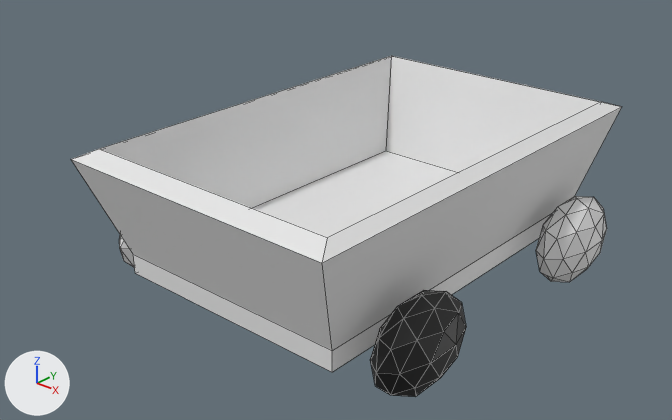
Renders of the Blender file AE Working models/wagon.blend from each side of a commit.
Camera for both pictures: a camera (50 mm lens) standing at (7.42, -9.13, 5.93) and looking at (-0.2, -0.44, 0.69). The axes (+X, +Y, +Z) are drawn at lower left. The lights are the same throughout. The older version comes first. Mesh edges are drawn as thin lines.
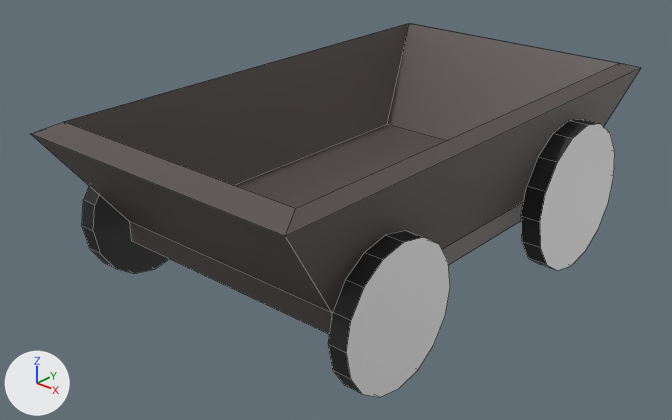
Patch to the scene script:
```diff
--- a/AE Working models/wagon.blend.py
+++ b/AE Working models/wagon.blend.py
@@ mat_material_002 @@
+mat_material_002 = principled_material('Material.002')
+mat_material_002.base_color = (0.0956, 0.0806, 0.0763)  # dark grey #57504e
@@ mat_material @@
+mat_material = principled_material('Material')
+mat_material.base_color = (0.0135, 0.0135, 0.0135)  # black #1f1f1f
@@ mat_teamcolor @@
+mat_teamcolor = principled_material('TeamColor')
+mat_teamcolor.base_color = (0.8, 0.8, 0.8)  # white #e7e7e7
@@ me_cube_001 @@
 # used by ob_cube_001; location = (0.02, -0.06, 0.32); scale = (0.845, 1.07, 3.47)
 # verts and faces of me_cube_001; kept vertices keep their numbers, new ones are numbered from 20
 # before: 8 (-2.45, -2.98, 0.42) at pixel (70, 159), 9 (-2.45, 2.98, 0.42) at pixel (392, 56), 10 (2.45, 2.98, 0.42) at pixel (622, 106), 11 (2.45, -2.98, 0.42) at pixel (322, 263), 12 (-2.23, -2.71, 0.45) at pixel (98, 148)
 # before: 13 (-2.23, 2.71, 0.45) at pixel (391, 55), 14 (2.23, 2.71, 0.45) at pixel (601, 101), 15 (2.23, -2.71, 0.45) at pixel (327, 237)
-me_cube_001.from_pydata(...)  # 20 vertices, 18 faces; spans x -2.45..2.45, y -2.98..2.98, z -0.06..0.45
+me_cube_001.from_pydata(...)  # 148 vertices, 90 faces; spans x -2.68..2.71, y -3.44..3.44, z -0.27..0.45
+# me_cube_001 part 1: a new loose piece of 32 vertices spanning x -2.68..-2.35, y -2.61..-0.68, z -0.27..0.33
+# me_cube_001 part 2: a new loose piece of 32 vertices spanning x -2.66..-2.37, y 1.14..2.83, z -0.27..0.25
+# me_cube_001 part 3: a new loose piece of 32 vertices spanning x 2.4..2.69, y 1.14..2.83, z -0.27..0.25
+# me_cube_001 part 4
+verts[8] = (-2.45, -3.44, 0.42)  # moved, pixel (641, 67)
+verts[11] = (2.45, -3.44, 0.42)  # moved, pixel (411, 24)
+verts[9] = (-2.45, 3.44, 0.42)  # moved, pixel (285, 236)
+verts[10] = (2.45, 3.44, 0.42)  # moved, pixel (30, 133)
+verts[12] = (-2.23, -3.13, 0.45)  # moved, pixel (619, 63)
+verts[15] = (2.23, -3.13, 0.45)  # moved, pixel (408, 23)
+verts[13] = (-2.23, 3.13, 0.45)  # moved, pixel (295, 208)
+verts[14] = (2.23, 3.13, 0.45)  # moved, pixel (63, 121)
+# me_cube_001 part 5: 18 faces spanning x -2.45..2.45, y -3.44..3.44, z -0.06..0.45 switch from no material to mat_material_002 (dark grey #57504e)
+# other edits to the shape of me_cube_001 do not show in these pictures
+me_cube_001.materials.append(mat_material)  # black #1f1f1f
+me_cube_001.materials.append(mat_teamcolor)  # white #e7e7e7
@@ ob_cube_001 @@
 ob_cube_001 = bpy.data.objects.new('Cube.001', me_cube_001)
-ob_cube_001.location = (0.02, -0.06, 0.32)
+ob_cube_001.location = (0.02, -0.06, 0.79)
+ob_cube_001.rotation_euler = (0.0, 0.0, 3.142)  # degrees (0, 0, 180)
 ob_cube_001.scale = (0.845, 1.07, 3.47)
@@ ob_icosphere_001 @@
-ob_icosphere_001 = bpy.data.objects.new('Icosphere.001', me_icosphere_001)
-ob_icosphere_001.location = (-2.21, -1.81, 0.25)
-ob_icosphere_001.scale = (1.04, 1.04, 1.29)
@@ ob_icosphere_002 @@
-ob_icosphere_002 = bpy.data.objects.new('Icosphere.002', me_icosphere_002)
-ob_icosphere_002.location = (2.25, -1.81, 0.25)
-ob_icosphere_002.scale = (1.04, 1.04, 1.29)
@@ ob_icosphere_003 @@
-ob_icosphere_003 = bpy.data.objects.new('Icosphere.003', me_icosphere_003)
-ob_icosphere_003.location = (2.25, 1.7, 0.25)
-ob_icosphere_003.scale = (1.04, 1.04, 1.29)
```

Boxes [x1, y1, x2, y2] around the edits, measured in the pictures (672 x 420 px; the box of a moved part takes in the faces that stretch with it):
'Cube.001', reshaped, moved, turned: before [71, 56, 622, 372]; after [31, 23, 641, 397]
'Icosphere.002', deleted (black): before [370, 290, 466, 397]
'Icosphere.003', deleted: before [536, 196, 607, 282]
'Icosphere.001', deleted (mostly hidden): before [119, 235, 134, 267]
part 1 of me_cube_001, added: after [521, 119, 615, 271]
part 2 of me_cube_001, added: after [328, 231, 450, 397]
part 3 of me_cube_001, added: after [82, 186, 169, 274]
part 4 of me_cube_001, moved or reshaped: before [71, 56, 622, 350]; after [31, 23, 641, 313]
part 5 of me_cube_001, recoloured: before [71, 56, 622, 372]; after [31, 23, 641, 334]
